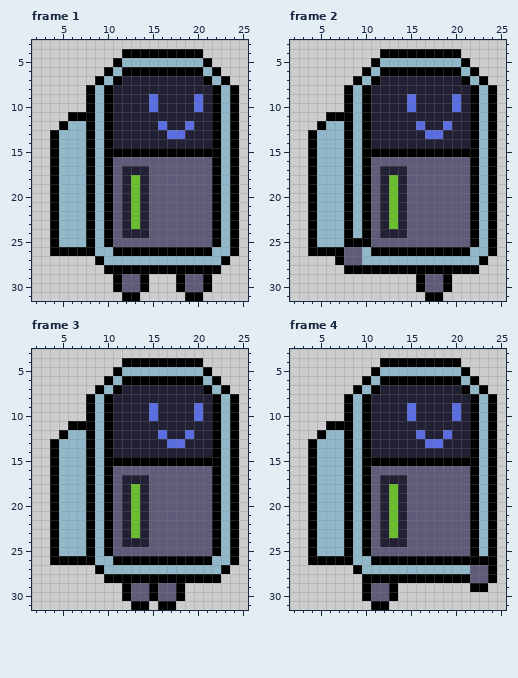
Pixel-art file: assets_source/aseprite/animations/player/player_walk.aseprite. The first picture shows the starting point.
32x32 pixels, 4 frames. Shown: frame 1: x 2..25, y 3..31; frame 2: x 2..25, y 3..31; frame 3: x 2..25, y 3..31; frame 4: x 2..25, y 3..31.
New version:
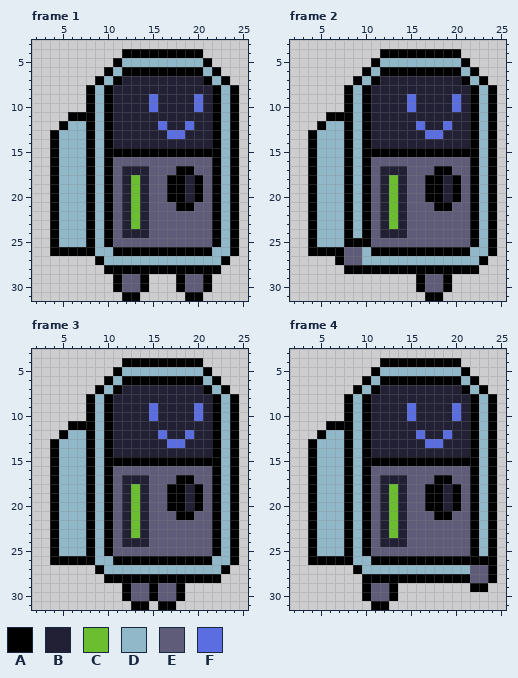
Palette (. is transparent): A #000000  B #222034  C #6abe30  D #91b8c9  E #5f5c79  F #5b6ee1
What changed:
Frame 1:
y 17: x 18..19 EE -> AA
y 18..20: x 17..20 EEEE -> AABA
y 21: x 18..19 EE -> AA
Frame 2: the same change as frame 1
Frame 3: the same change as frame 1
Frame 4: the same change as frame 1
Where, in picture pixels (left, top, right, bottom), the same in both pictures:
changed: (167, 166, 203, 211)
changed: (425, 166, 461, 211)
changed: (167, 475, 203, 520)
changed: (425, 475, 461, 520)
